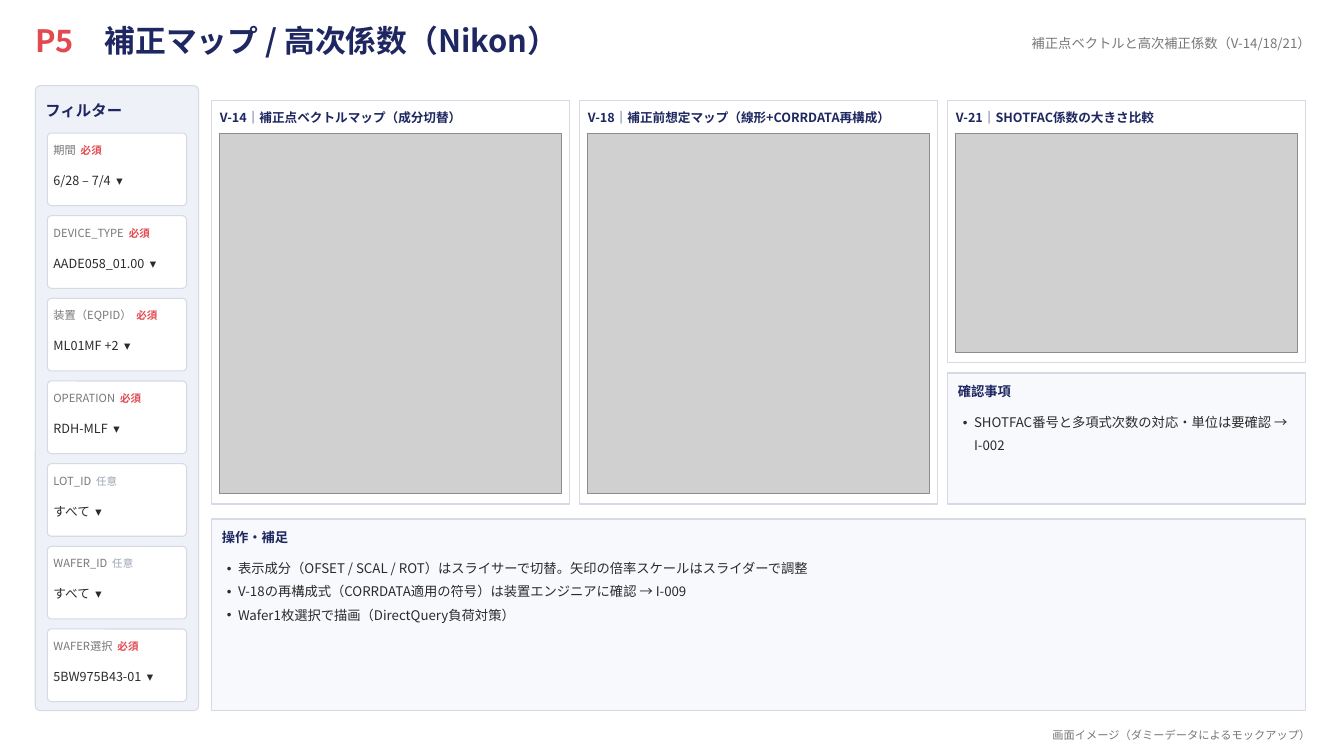
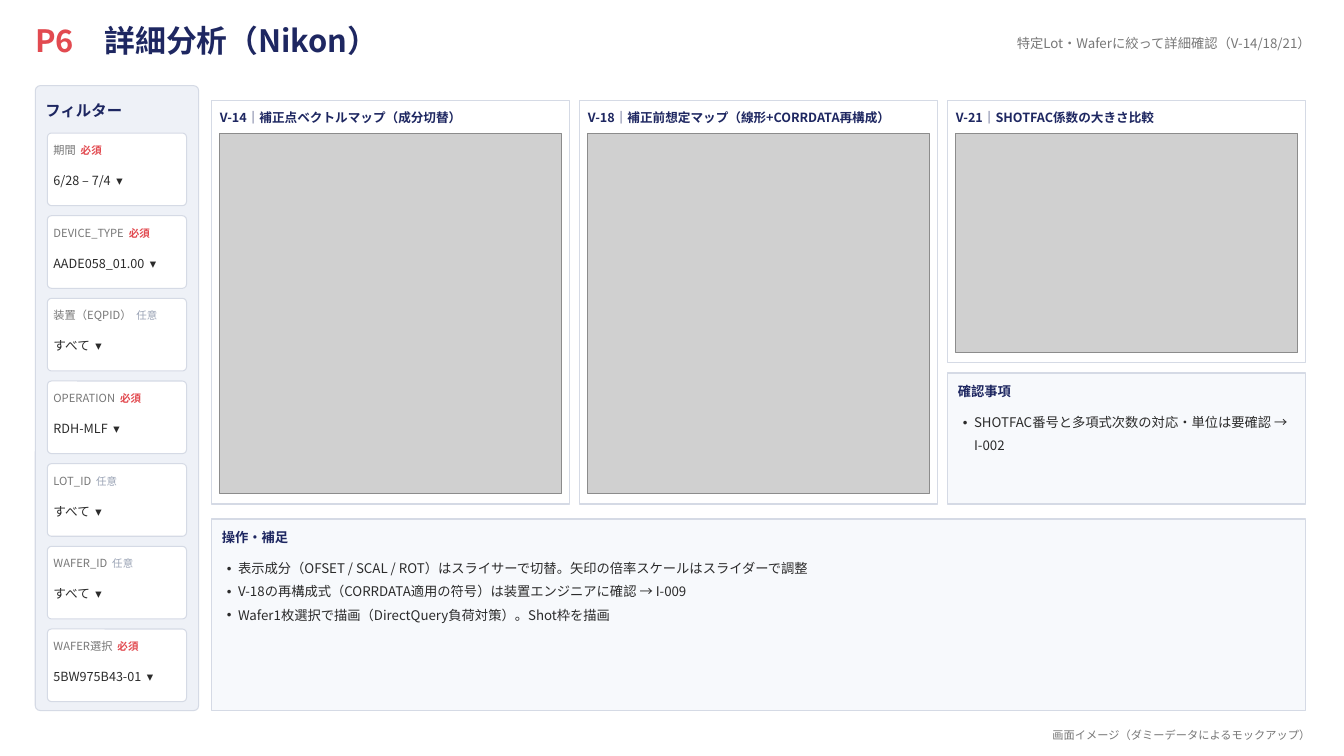
Before and after one commit to rsakamoto-0824/PowerBI_LithoBooster_DashBoard, a slide deck: slide 7 of dashboard_mockup.pptx (slide 6 before the commit). Drawn at 1344x756 pixels with LibreOffice and Linux fonts; fonts in the diff are those of the drawing; grey boxes stand for pictures. Boxes give left, top, right and bottom in pixels: in the first picture for what was removed or moved away, otherwise in the second. Text is boxed around its words. In the diff, an @@ line names an element or a change of style, - is before the commit and + after.

```diff
--- a/dashboard_mockup.pptx
+++ b/dashboard_mockup.pptx
@@ text at [35,25,379,55]: text changed @@
-P5 補正マップ / 高次係数（Nikon）
+P6 詳細分析（Nikon）
@@ text at [1017,37,1311,50]: text changed @@
-補正点ベクトルと高次補正係数（V-14/18/21）
+特定Lot・Waferに絞って詳細確認（V-14/18/21）
@@ text at [53,309,157,321]: text changed @@
-装置（EQPID） 必須
+装置（EQPID） 任意
@@ text at [53,340,89,351]: text changed @@
-ML01MF +2 ▾
+すべて ▾
@@ text at [238,608,610,623]: text changed @@
-• Wafer1枚選択で描画（DirectQuery負荷対策）
+• Wafer1枚選択で描画（DirectQuery負荷対策）。Shot枠を描画
```
Also in this commit, not shown: 6 other slides changed, 1 slide added, 1 other file.
